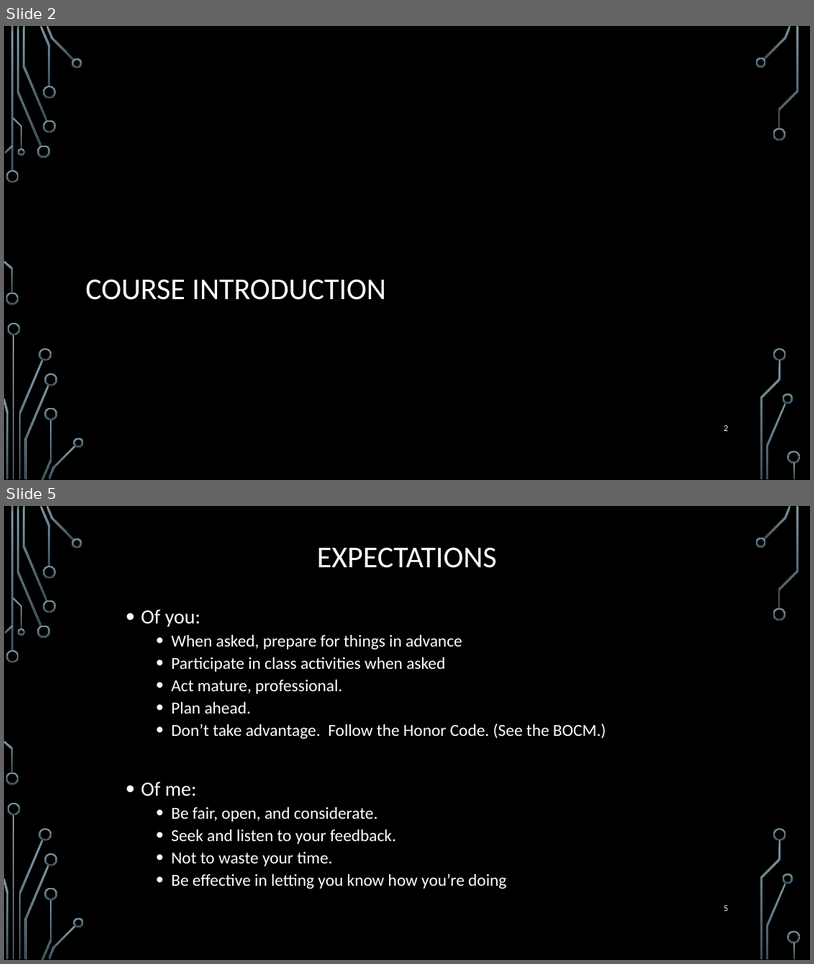
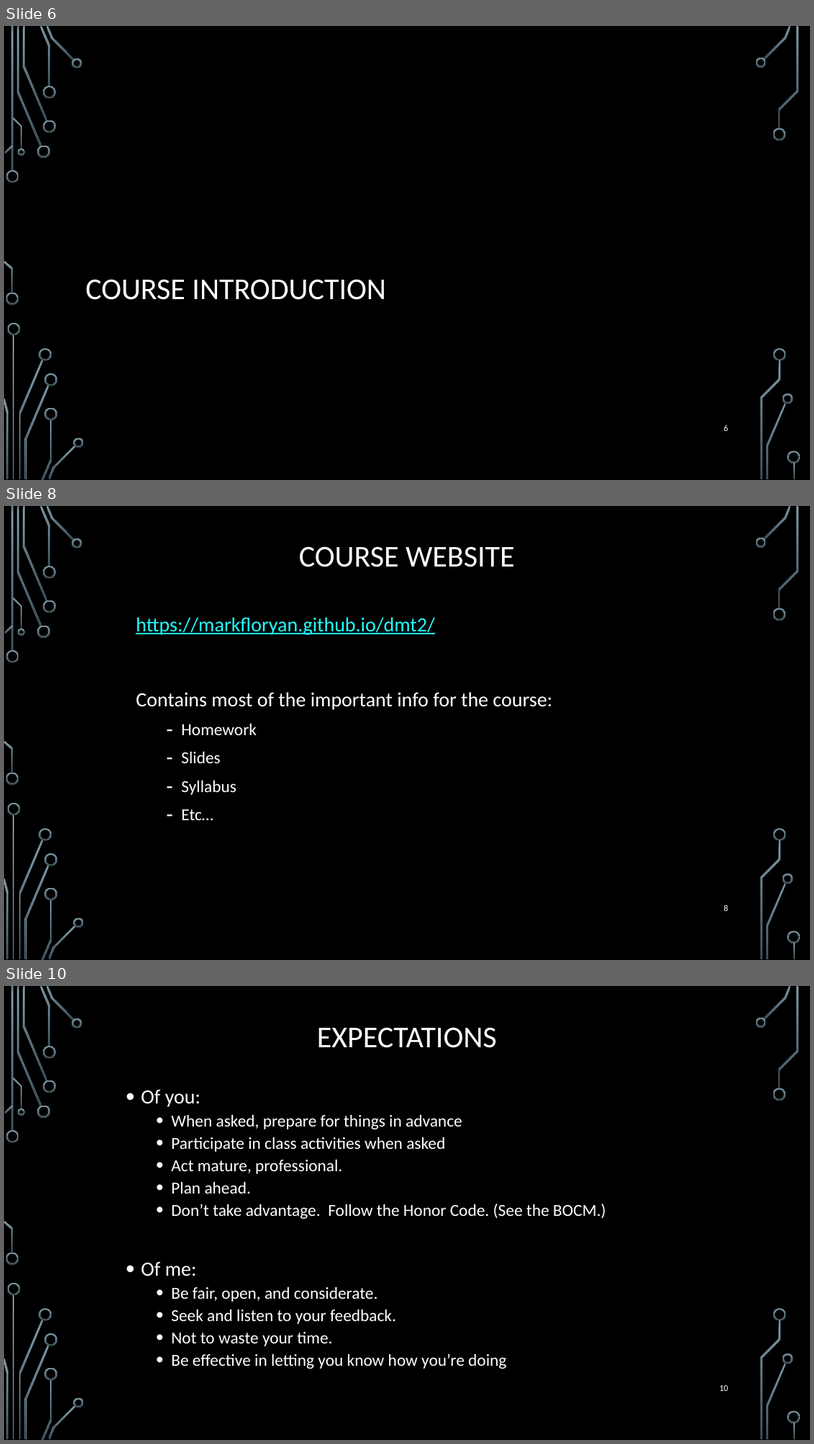
Before and after one commit to markfloryan/dmt2, a slide deck: slides/00-CourseIntroduction.pptx. Shown one above the other, each under a label of ours: slides 2 and 5 before the commit, slides 6, 8 and 10 after it; the slides between them are not shown. The pictures are 814x964 and 814x1444 pixels, drawn with LibreOffice and Linux fonts; fonts in the diff are those of the drawing; background and template pictures are left out. Boxes give left, top, right and bottom in pixels: in the first picture for what was removed or moved away, otherwise in the second. Text is boxed around its words. In the diff, an @@ line names an element or a change of style, - is before the commit and + after.

```diff
--- a/slides/00-CourseIntroduction.pptx
+++ b/slides/00-CourseIntroduction.pptx
@@ slide 8 added at [4,506,810,960], background picture (left out); not listed: 36 template elements that a slide beside it also shows @@
@@ title added at [299,546,514,567], 36 pt, text #FFFFFF @@
+COURSE WEBSITE
@@ text added at [136,617,553,820], 24 pt, text #FFFFFF @@
+https://markfloryan.github.io/dmt2/
+Contains most of the important info for the course:
+  – Homework
+  – Slides
+  – Syllabus
+  – Etc…
@@ page number added at [724,904,728,911], 10.5 pt, text #FFFFFF @@
+8
@@ what was slide 2 is now slide 6 @@
@@ page number at [724,424,728,431]: text changed @@
-2
+6
@@ what was slide 5 is now slide 10 @@
@@ page number at [720,1385,728,1391]: text changed @@
-5
+10
```
Also in this commit, not shown: 2 slides changed, 2 other slides added, 1 slide removed, 4 other files.
